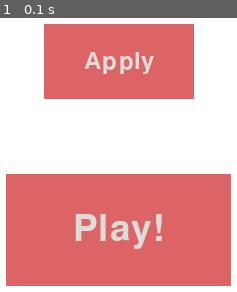
Above: before the commit, frame 1.
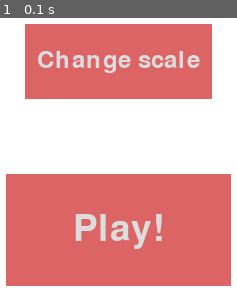
Above: after the commit, the same moment.

Repository: matihope/new_snake
Game: pygame game, started from my_snake.py
Two runs of this game, one before a commit and one after it. Both use one fixed random seed, a clock stepped at 60 frames per second and the inputs below.
Inputs:
- Up to frame 1 (0.1 s): no input

The runs differ from the first frame. In frame 1, 6.3% of the frame differs, in the area x 10-90%, y 2-30%.

Commit message:
Update menu button

Diff:
--- a/modules/button.py
+++ b/modules/button.py
@@ -19,7 +19,7 @@
     def __init__(self, x, y, width=100, height=50, colors=((220, 100, 100), (180, 100, 100), (120, 100, 100)),
                  text="", font=36, font_colors=((220, 220, 220), (180, 220, 220), (120, 180, 180)),
                  trigger=None, tag=str(len(_list))):
-        # assert(type(self.__list[tag]) is not Button)
+        assert(tag not in self._list.keys())
         self._list[tag] = self
 
         self.x = x
--- a/my_snake.py
+++ b/my_snake.py
@@ -44,8 +44,8 @@
 
     Button(x=window_width // 2 - 150 * scale, y=window_height - 200 * scale, width=300 * scale,
            height=150 * scale, text='Play!', font=int(72 * scale), trigger=game_loop, tag='button_play')
-    Button(x=window_width // 2 - 100 * scale, y=window_height - 400 * scale, width=200 * scale,
-           height=100 * scale, text='Apply', font=int(48 * scale), trigger=update_scale, tag='button_apply')
+    Button(x=window_width // 2 - 125 * scale, y=window_height - 400 * scale, width=250 * scale,
+           height=100 * scale, text='Change scale', font=int(48 * scale), trigger=update_scale, tag='button_scale')
 
 
 def game_loop():
